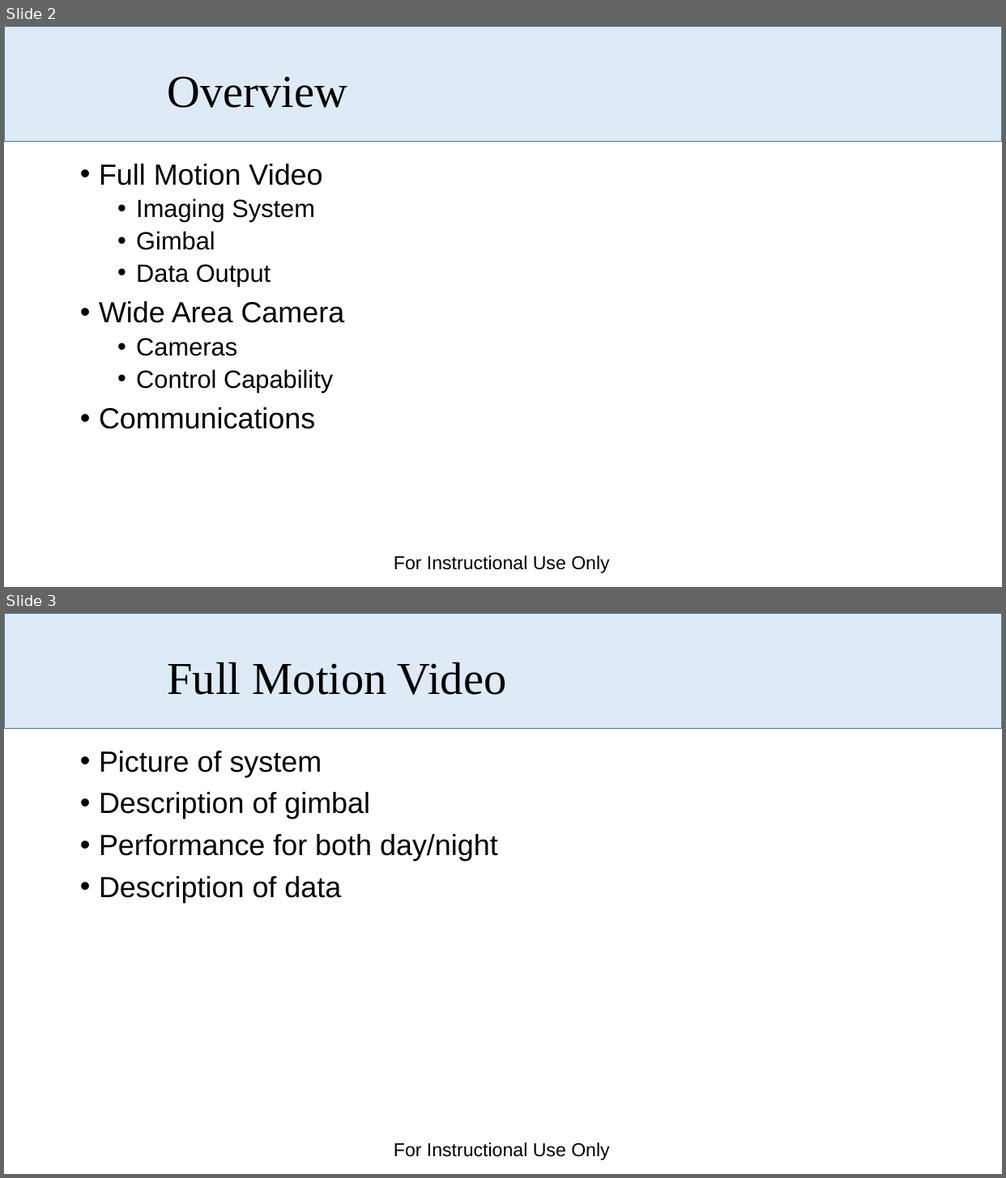
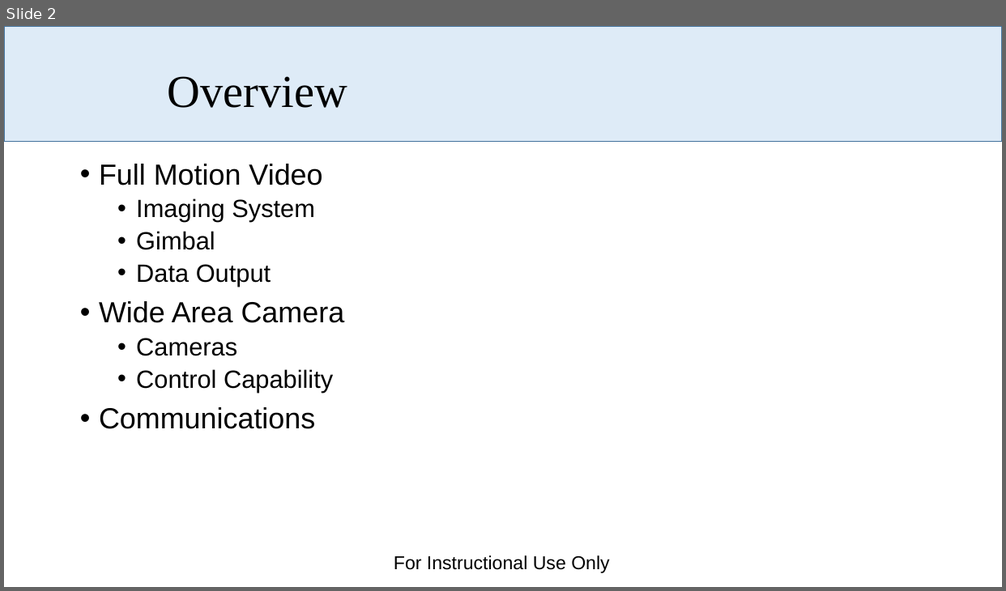
Before and after one commit to dabarrett/rqmtReviewer, a slide deck: Documents/Payloads Overview.pptx. Shown one above the other, each under a label of ours: slides 2 and 3 before the commit, slide 2 after it. The pictures are 1006x1178 and 1006x591 pixels, drawn with LibreOffice and Linux fonts; fonts in the diff are those of the drawing; background and template pictures are left out. Boxes give left, top, right and bottom in pixels: in the first picture for what was removed or moved away, otherwise in the second. Text is boxed around its words. In the diff, an @@ line names an element or a change of style, - is before the commit and + after.

```diff
--- a/Documents/Payloads Overview.pptx
+++ b/Documents/Payloads Overview.pptx
@@ slide 3 removed at [4,613,1002,1174], background #FFFFFF; not listed: 2 template elements that a slide beside it also shows @@
@@ title removed at [168,662,506,695] @@
-Full Motion Video
@@ text removed at [99,751,498,903] @@
-• Picture of system
-• Description of gimbal
-• Performance for both day/night
-• Description of data
```
Also in this commit, not shown: 4 slides added, 2 other slides removed, 4 other files.
